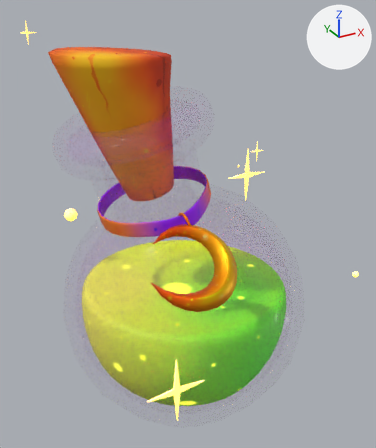
The glTF model assets/potion.glb: old version first, new version second.
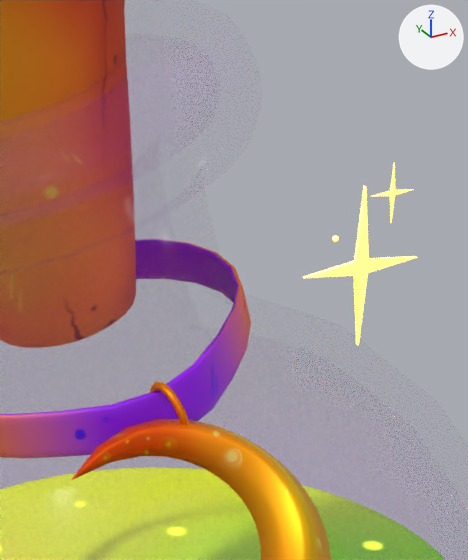
Each version appears first whole from a 50 mm camera at (-0.132, -0.244, 0.173) aimed at (0.0, -0.004, 0.053), and next in a close-up on the part from 34% to 75% of the width and 20% to 60% of the height. The axes (+X, +Y, +Z) are drawn at upper right. The lights are the same throughout. The first two pictures are the older version. Where no turn or scale is listed for an object, it has been applied to the vertices.

The first close-up shows 'Bottle_LP.002', 'Cork_LP', 'Moon_LP.002', 'Plane', 'Plane.003', 'Roundcube.009' and 1 more.
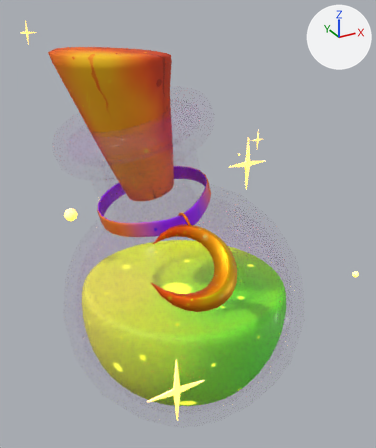
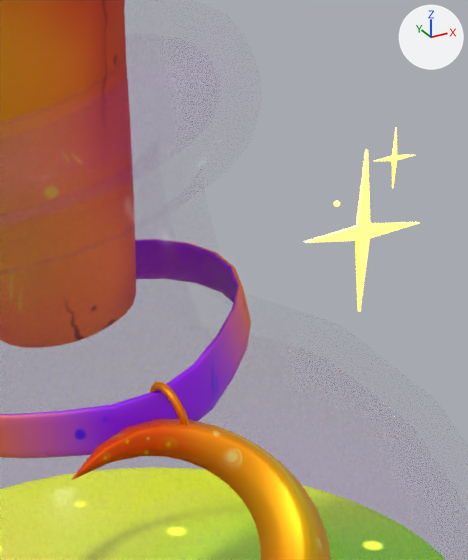
Location of each change, [x1, y1, x2, y2] in pixels of the close-ups (468 x 560 px):
'Plane', moved
    before: [303, 185, 418, 345]
    after: [303, 149, 419, 312]
'Plane.003', moved
    before: [372, 163, 413, 223]
    after: [374, 127, 415, 188]

The change, as a diff of the scene's bpy script:
```diff
--- a/assets/potion.glb.py
+++ b/assets/potion.glb.py
@@ ob_plane @@
 ob_plane = bpy.data.objects.new('Plane', me_plane)
-ob_plane.location = (0.0137, -0.0413, 0.0905)
+ob_plane.location = (0.0137, -0.0413, 0.0964)
@@ ob_plane_003 @@
 ob_plane_003 = bpy.data.objects.new('Plane.003', me_plane_003)
-ob_plane_003.location = (0.0228, -0.0361, 0.1004)
+ob_plane_003.location = (0.0228, -0.0361, 0.1062)
```
